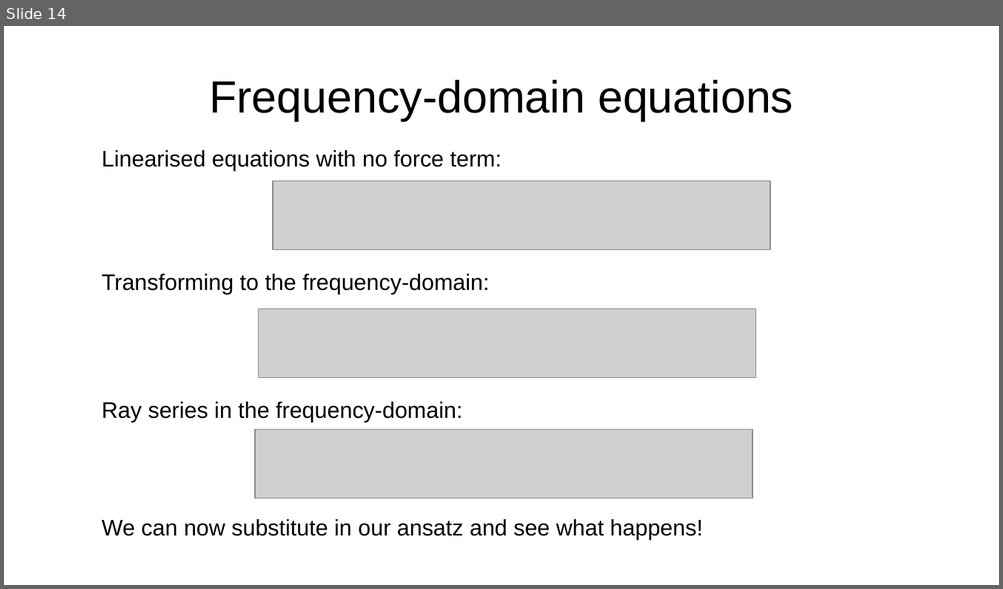
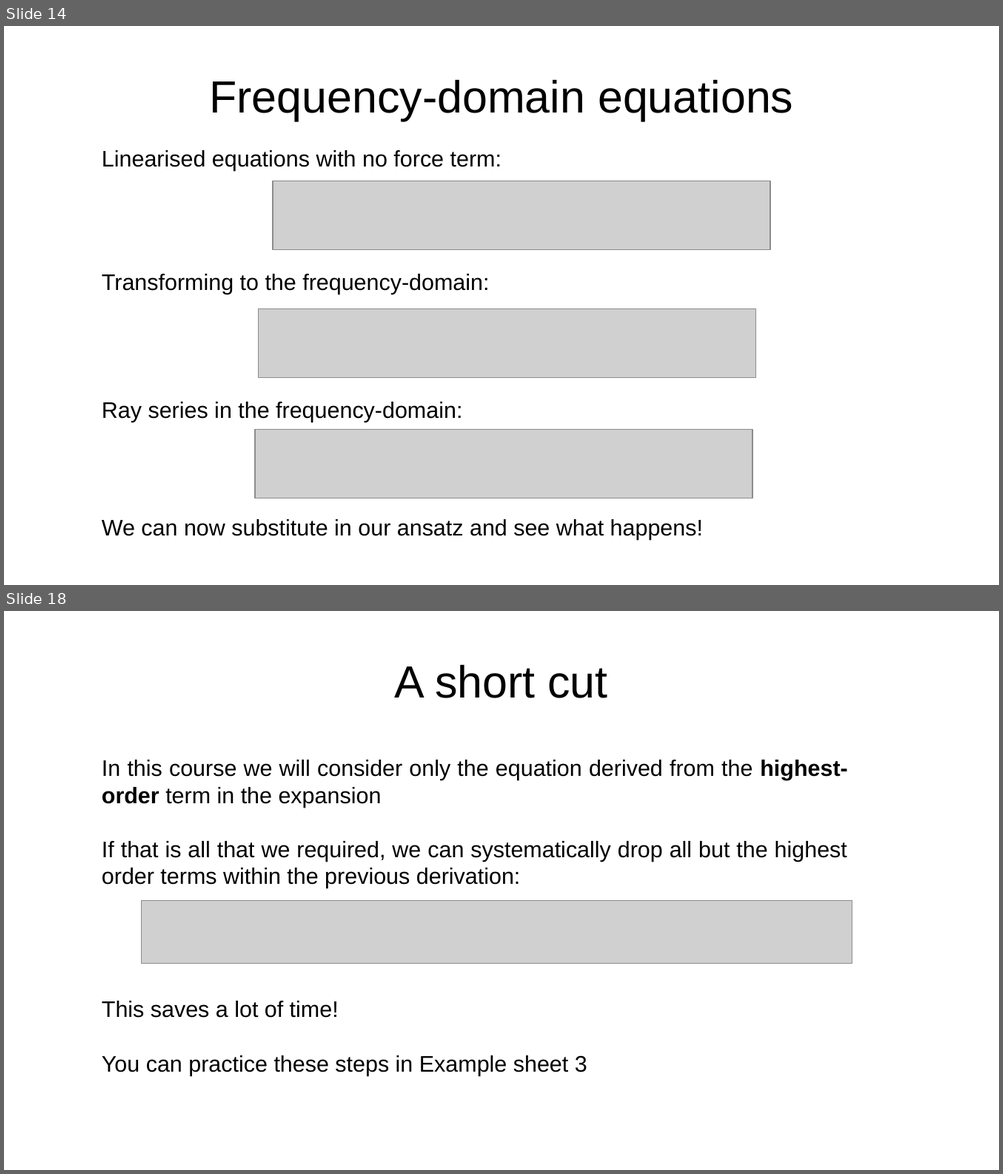
Before and after one commit to da380/PEPLectures, a slide deck: slides/slides5.odp. Shown one above the other, each under a label of ours: slide 14 before the commit, slides 14 and 18 after it; the slides between them are not shown. The pictures are 1003x589 and 1003x1174 pixels, drawn with LibreOffice and Linux fonts; fonts in the diff are those of the drawing; grey boxes stand for pictures. Boxes give left, top, right and bottom in pixels: in the first picture for what was removed or moved away, otherwise in the second. Text is boxed around its words. In the diff, an @@ line names an element or a change of style, - is before the commit and + after.

```diff
--- a/slides/slides5.odp
+++ b/slides/slides5.odp
@@ slide 18 added at [4,611,999,1170], background #FFFFFF @@
@@ title added at [395,664,607,698], 36 pt, text #000000 @@
+A short cut
@@ text added at [102,760,847,889], 18 pt, text #000000 @@
+In this course we will consider only the equation derived from the highest-order term in the expansion
+If that is all that we required, we can systematically drop all but the highest order terms within the previous derivation:
@@ picture added at [141,900,851,964] @@
@@ text added at [102,1001,587,1076], 18 pt, text #000000 @@
+This saves a lot of time!
+You can practice these steps in Example sheet 3
```
Also in this commit, not shown: 1 slide changed, 12 other slides added, 4 other files.
